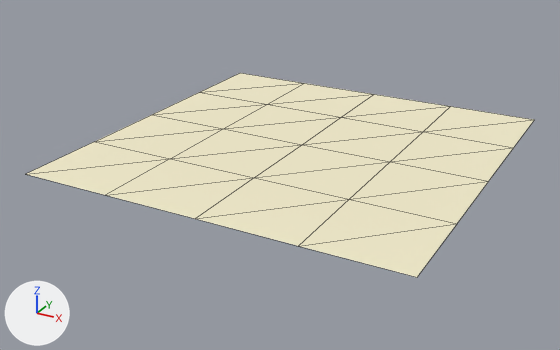
The OBJ model medium_renderer/medium_renderer/models/plane/plane.obj, before and after one commit.
Both versions are drawn from a 50 mm lens placed at (35.2, -68.9, 30.3), pointed at (-1.4, -2.3, -3.0). Lighting does not change. The marker at lower left points along +X, +Y and +Z. Mesh edges are drawn as thin lines. Where no turn or scale is listed for an object, it has been applied to the vertices.

The scene before the commit, as lines of its bpy script (objects in view):
```python
me_plane001 = bpy.data.meshes.new('Plane001')
me_plane001.from_pydata(...)  # 25 vertices, 32 faces; spans x -20.0..20.0, y -20.0..20.0, z 0.0
me_plane001.materials.append(mat_wire_228214153)  # beige #f3eccb
ob_plane001 = bpy.data.objects.new('Plane001', me_plane001)
ob_plane001.location = (0.0, 0.0, 0.0)
```
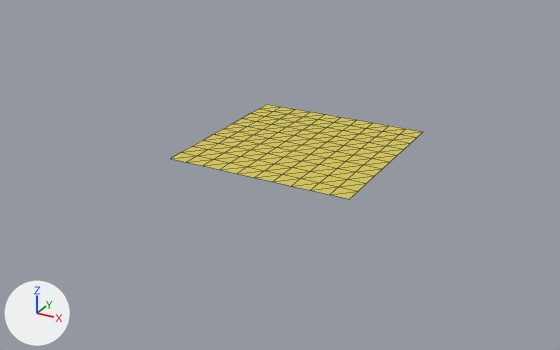
Location of each change, (x1, y1, x2, y2) in pixels of the pictures (560 x 350 px):
'Plane001', reshaped (50% narrower, 53% shorter)
    before: (27, 73, 534, 277)
    after: (170, 104, 423, 199)

Patch to the scene script:
```diff
--- a/medium_renderer/medium_renderer/models/plane/plane.obj.py
+++ b/medium_renderer/medium_renderer/models/plane/plane.obj.py
@@ mat_wire_177148027 @@
+mat_wire_177148027 = principled_material('wire_177148027')
+mat_wire_177148027.base_color = (0.694, 0.58, 0.106)  # yellow #d9c85c
+mat_wire_177148027.roughness = 0.821
@@ me_plane001 @@
 # used by ob_plane001; location = (0.0, 0.0, 0.0)
-me_plane001.from_pydata(...)  # 25 vertices, 32 faces; spans x -20.0..20.0, y -20.0..20.0, z 0.0
-me_plane001.materials.append(mat_wire_228214153)  # beige #f3eccb
+me_plane001.from_pydata(...)  # 121 vertices, 200 faces; spans x -10.0..10.0, y -10.0..10.0, z 0.0
+# me_plane001 part 1
+# 16 vertices are removed from x -20.0..20.0, y -20.0..20.0, z 0.0
+# 32 faces are deleted
+# 2 vertices are added at (-10.0, -4.0, 0.0), (-10.0, 6.0, 0.0)
+# 6 new vertices lie (0.0, 2.0, 0.0) away from vertices in x -10.0..10.0, y -10.0..0.0, z 0.0
+# 10 new vertices lie (2.0, 0.0, 0.0) away from vertices in x -10.0..0.0, y -10.0..10.0, z 0.0
+# 12 new vertices lie (2.0, 2.0, 0.0) away from vertices in x -10.0..2.0, y -10.0..2.0, z 0.0
+# 14 new vertices lie (2.0, 0.0, 0.0) away from vertices in x -8.0..4.0, y -10.0..10.0, z 0.0
+# 18 new vertices lie (0.0, -2.0, 0.0) away from vertices in x -10.0..10.0, y -8.0..10.0, z 0.0
+# 22 new vertices lie (2.0, 2.0, 0.0) away from vertices in x -8.0..6.0, y -10.0..8.0, z 0.0
+# 18 new vertices lie (2.0, 0.0, 0.0) away from vertices in x -6.0..8.0, y -10.0..10.0, z 0.0
+# 10 new vertices lie (0.0, 2.0, 0.0) away from vertices in x -10.0..8.0, y -8.0..6.0, z 0.0
+# 200 new faces join them
+me_plane001.materials.append(mat_wire_177148027)  # yellow #d9c85c
```
